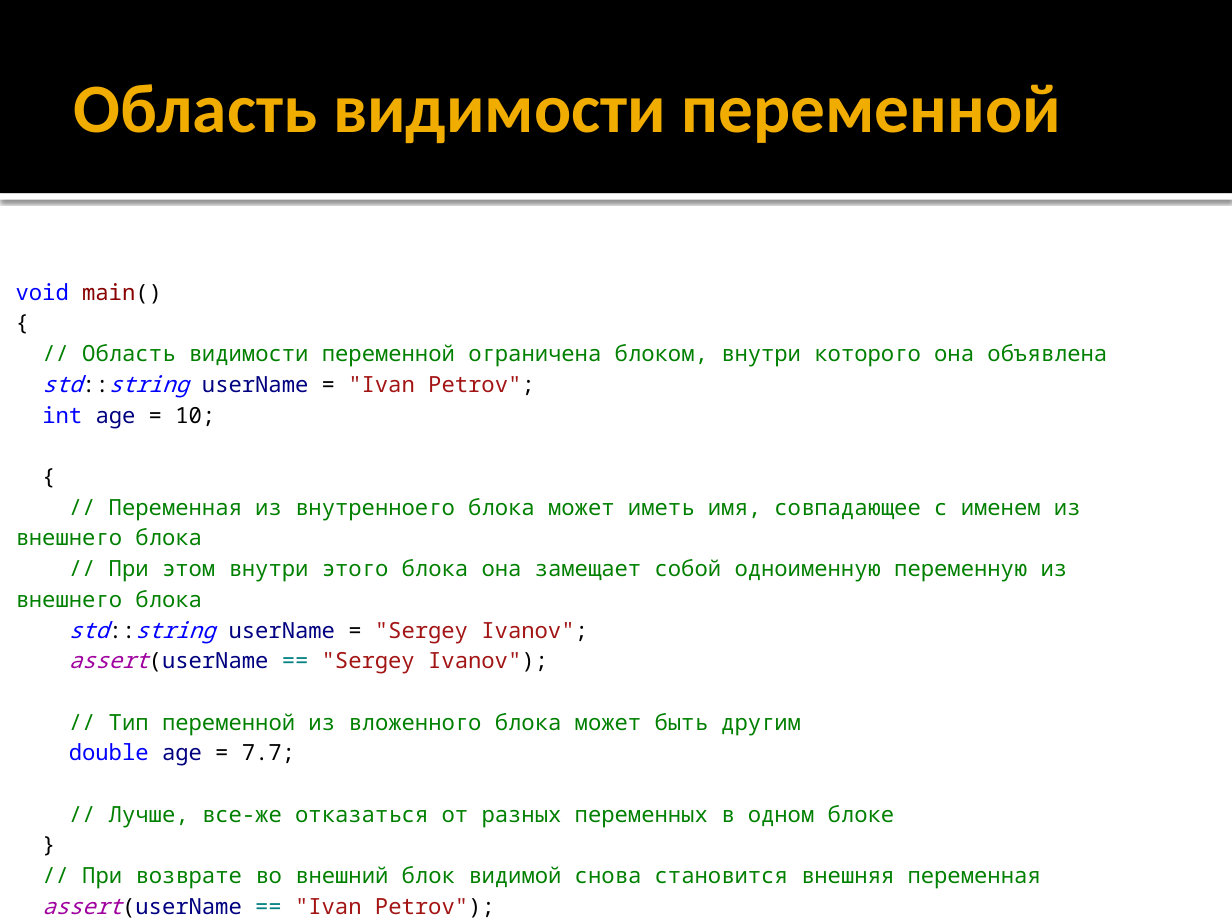
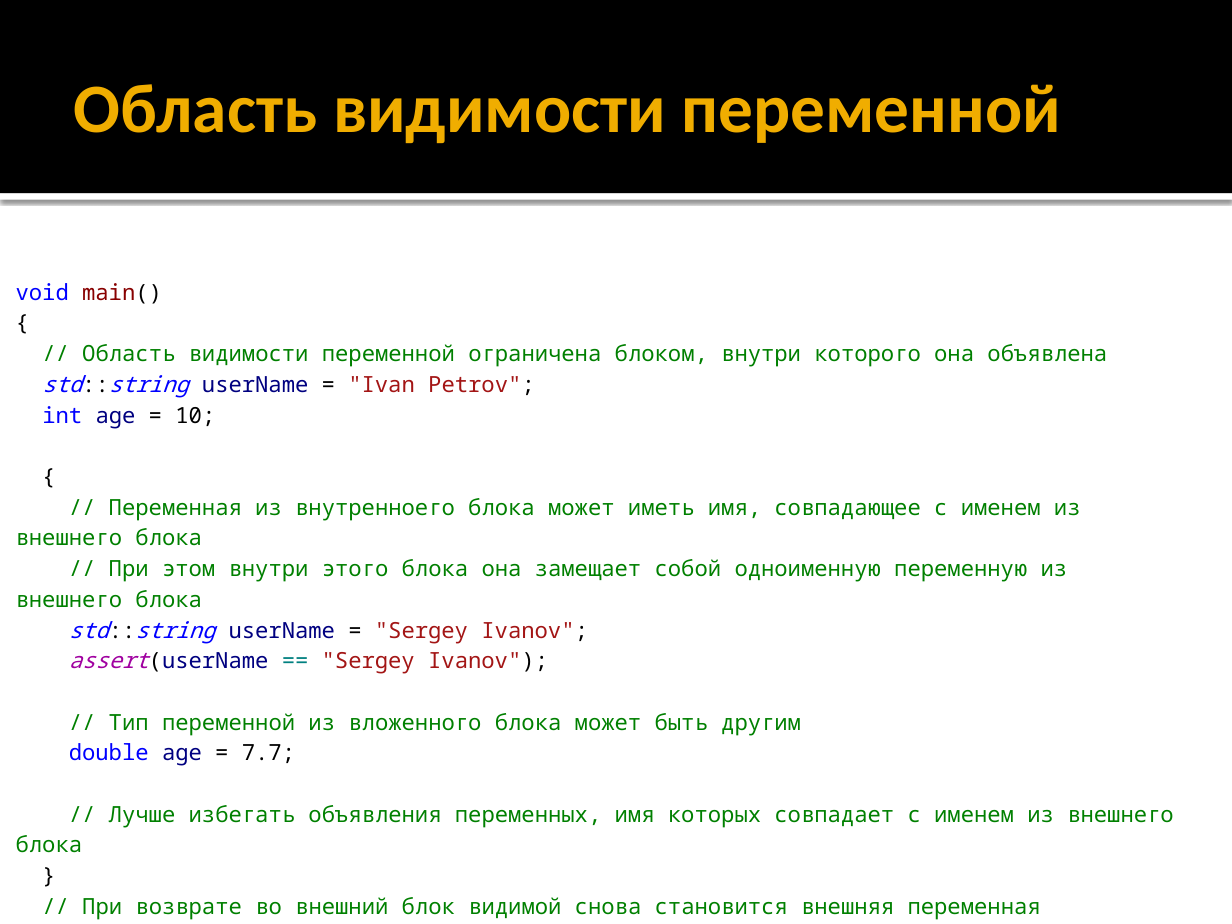
Before and after one commit to alexey-malov/oop, a slide deck: slide 20 of lectures/01/Синтаксис C++.pptx (slide 18 before the commit). Drawn at 1232x924 pixels with LibreOffice and Linux fonts; fonts in the diff are those of the drawing. Boxes give left, top, right and bottom in pixels: in the first picture for what was removed or moved away, otherwise in the second. Text is boxed around its words. In the diff, an @@ line names an element or a change of style, - is before the commit and + after.

```diff
--- a/lectures/01/Синтаксис C++.pptx
+++ b/lectures/01/Синтаксис C++.pptx
@@ text at [16, 805, 1174, 853]: text changed @@
-// Лучше, все-же отказаться от разных переменных в одном блоке
+// Лучше избегать объявления переменных, имя которых совпадает с именем из внешнего блока
```
Also in this commit, not shown: 9 other slides changed, 3 slides added.
